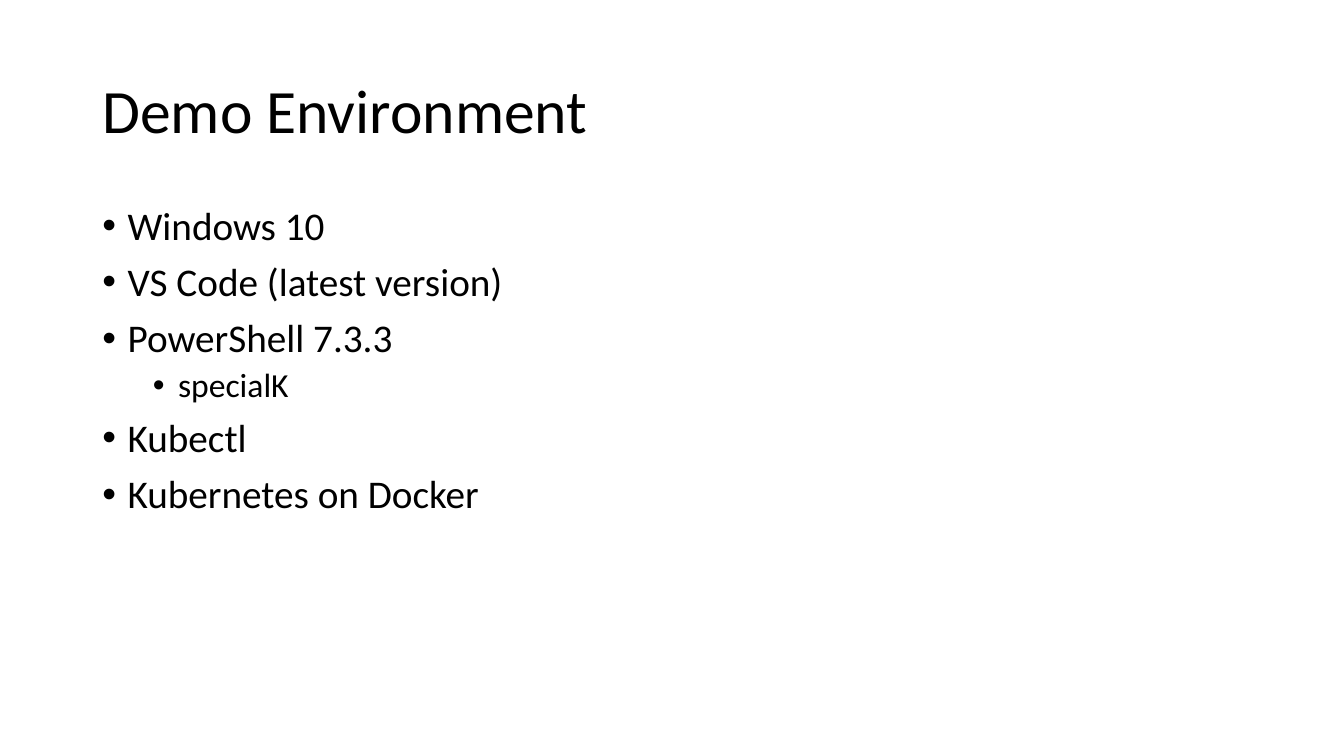
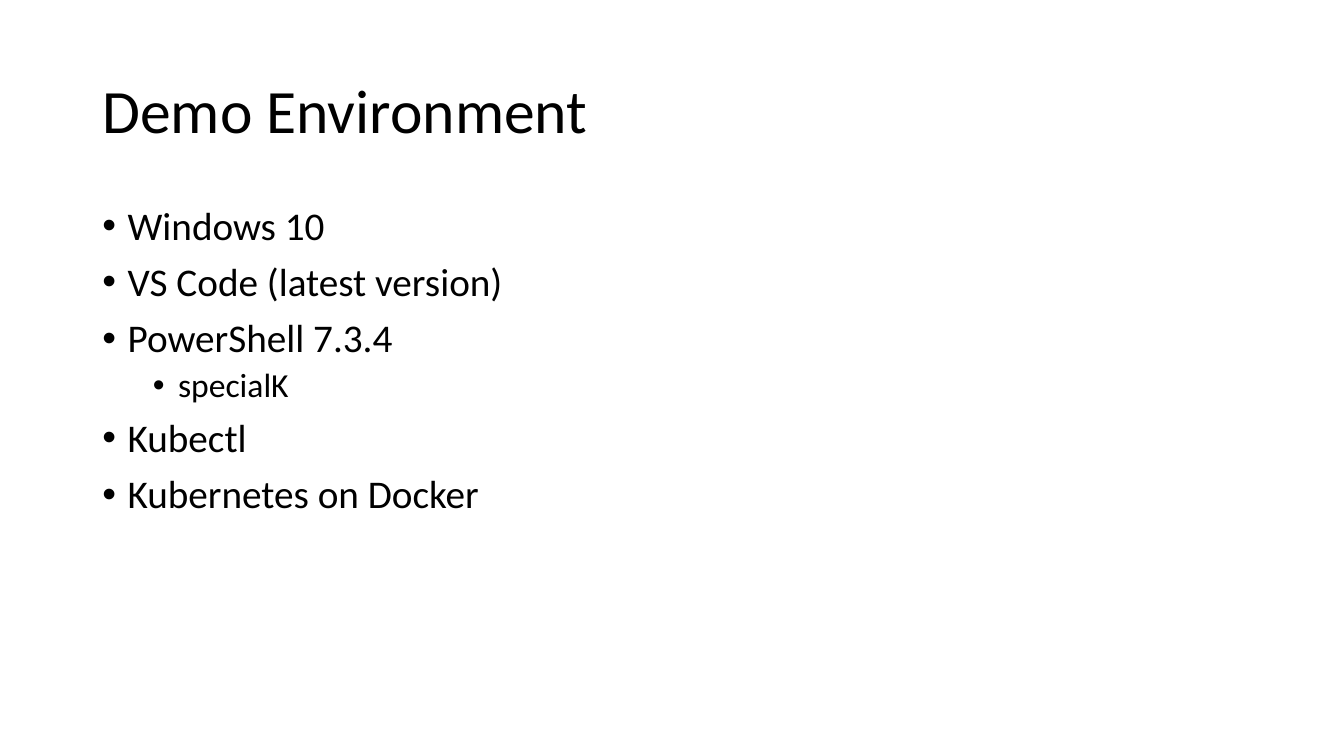
Before and after one commit to ThePoShWolf/Sessions, a slide deck: slide 18 of 2023-04-27 - Making Kubectl PowerShell friendly/PowerShell Summit 2023 - Making Kubectl PowerShell friendly.pptx (slide 17 before the commit). Drawn at 1344x756 pixels with LibreOffice and Linux fonts; fonts in the diff are those of the drawing; background and template pictures are left out. Boxes give left, top, right and bottom in pixels: in the first picture for what was removed or moved away, otherwise in the second. Text is boxed around its words. In the diff, an @@ line names an element or a change of style, - is before the commit and + after.

```diff
--- a/2023-04-27 - Making Kubectl PowerShell friendly/PowerShell Summit 2023 - Making Kubectl PowerShell friendly.pptx
+++ b/2023-04-27 - Making Kubectl PowerShell friendly/PowerShell Summit 2023 - Making Kubectl PowerShell friendly.pptx
@@ text at (128, 324, 392, 353): text changed @@
-• PowerShell 7.3.3
+• PowerShell 7.3.4
```
Also in this commit, not shown: 2 other slides changed, 3 slides added.
